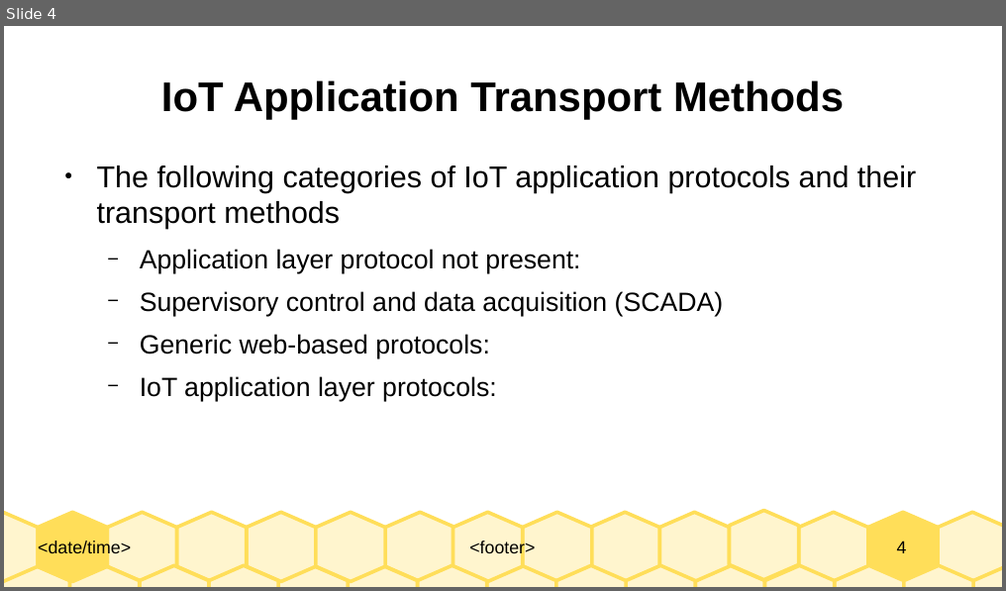
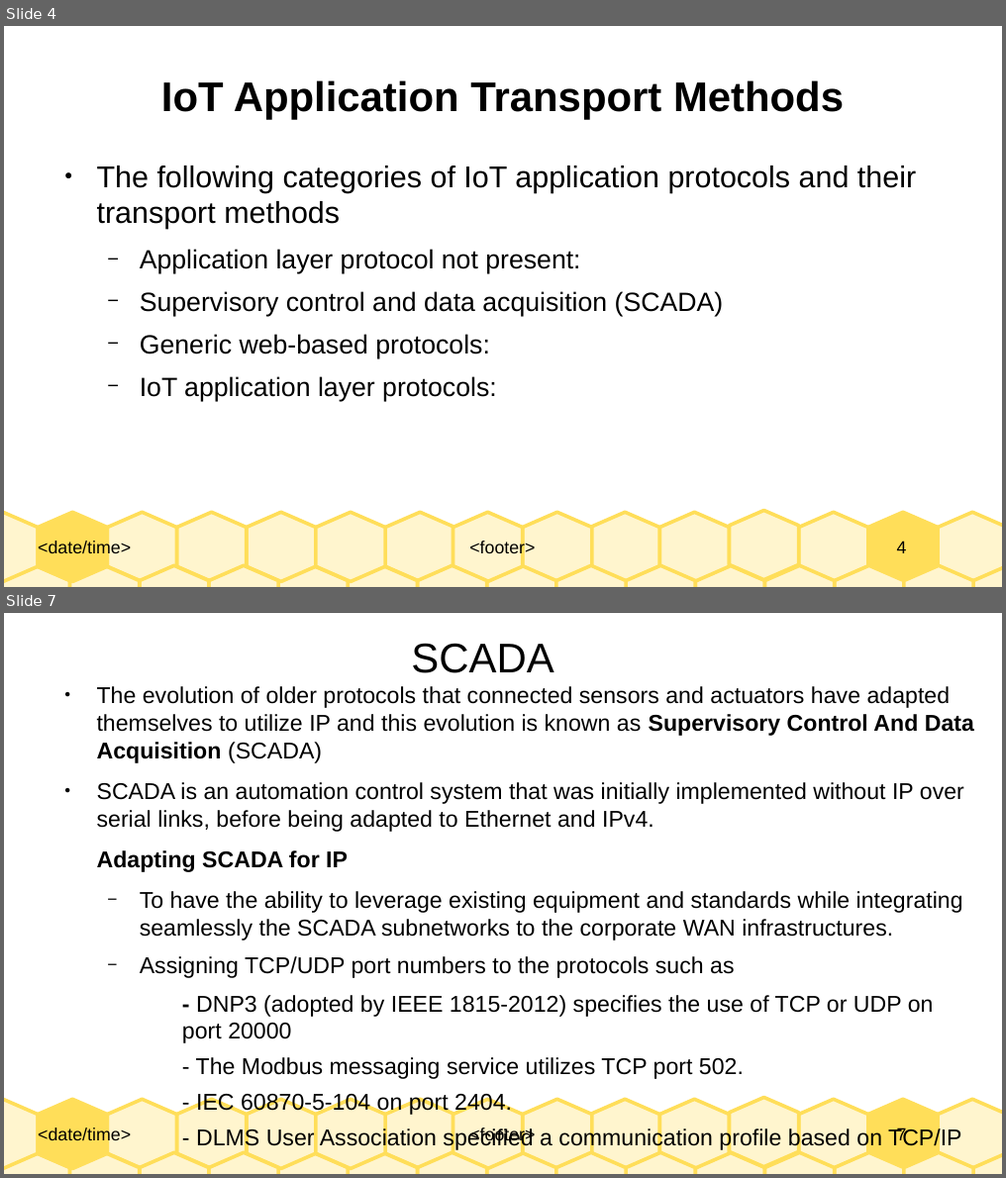
Before and after one commit to Dihfahsih1/Masters-Software-Engineering, a slide deck: yr-sem1/IoT/chapter-6-slides.odp. Shown one above the other, each under a label of ours: slide 4 before the commit, slides 4 and 7 after it; the slides between them are not shown. The pictures are 1006x591 and 1006x1178 pixels, drawn with LibreOffice and Linux fonts; fonts in the diff are those of the drawing. Boxes give left, top, right and bottom in pixels: in the first picture for what was removed or moved away, otherwise in the second. Text is boxed around its words. In the diff, an @@ line names an element or a change of style, - is before the commit and + after.

```diff
--- a/yr-sem1/IoT/chapter-6-slides.odp
+++ b/yr-sem1/IoT/chapter-6-slides.odp
@@ slide 7 added at bbox=[4, 613, 1002, 1174], background #FFFFFF; not listed: 33 template elements that a slide beside it also shows @@
@@ title added at bbox=[411, 643, 553, 673], 33 pt, text #000000 @@
+SCADA
@@ text added at bbox=[97, 686, 974, 1115], 18.2 pt, text #000000 @@
+● The evolution of older protocols that connected sensors and actuators have adapted themselves to utilize IP and this evolution is known as Supervisory Control And Data Acquisition (SCADA)
+● SCADA is an automation control system that was initially implemented without IP over serial links, before being adapted to Ethernet and IPv4.
+Adapting SCADA for IP
+  − To have the ability to leverage existing equipment and standards while integrating seamlessly the SCADA subnetworks to the corporate WAN infrastructures.
+  − Assigning TCP/UDP port numbers to the protocols such as
+    - DNP3 (adopted by IEEE 1815-2012) specifies the use of TCP or UDP on port 20000
+    - The Modbus messaging service utilizes TCP port 502.
+    - IEC 60870-5-104 on port 2404.
+    - DLMS User Association specified a communication profile based on TCP/IP
```
Also in this commit, not shown: 2 slides changed, 4 other slides added, 1 slide removed, 2 other files.
